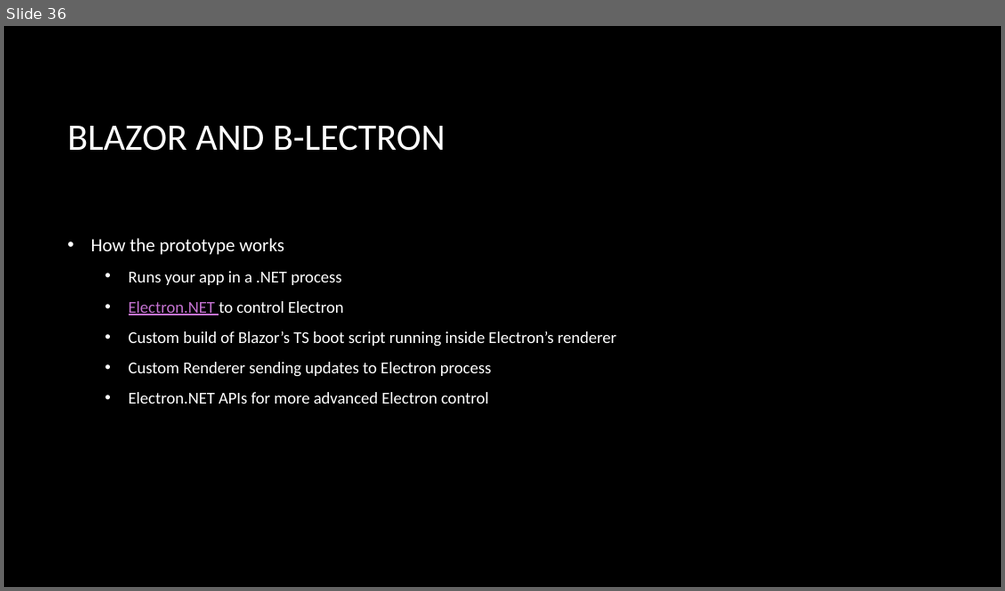
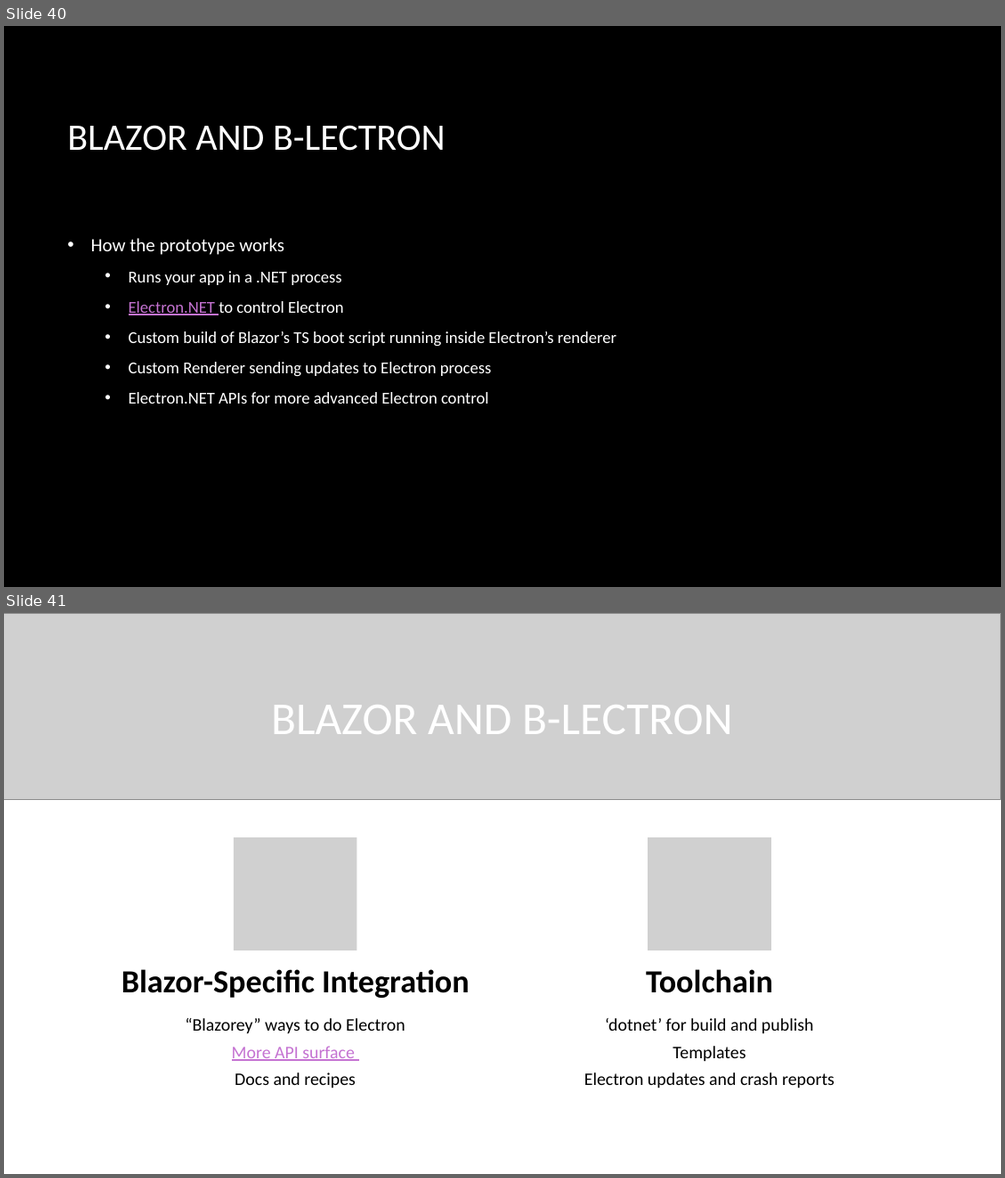
Before and after one commit to rynowak/Presentations, a slide deck: 2019/NDCSyndey/slides.pptx. Shown one above the other, each under a label of ours: slide 36 before the commit, slides 40 and 41 after it. The pictures are 1005x591 and 1005x1178 pixels, drawn with LibreOffice and Linux fonts; fonts in the diff are those of the drawing; grey boxes stand for pictures; background and template pictures are left out. Boxes give left, top, right and bottom in pixels: in the first picture for what was removed or moved away, otherwise in the second. Text is boxed around its words. In the diff, an @@ line names an element or a change of style, - is before the commit and + after.

```diff
--- a/2019/NDCSyndey/slides.pptx
+++ b/2019/NDCSyndey/slides.pptx
@@ slide 41 added at [4, 613, 1001, 1174], background picture (left out) @@
@@ picture added at [4, 613, 1001, 800] @@
@@ title added at [271, 705, 733, 734], 44 pt, text #FFFFFF @@
+BLAZOR AND B-LECTRON
@@ group added at [121, 837, 834, 1088]: 4 texts, 2 pictures @@
+Blazor-Specific Integration
+“Blazorey” ways to do Electron
+More API surface
+Docs and recipes
+Toolchain
+‘dotnet’ for build and publish
+Templates
+Electron updates and crash reports
@@ what was slide 36 is now slide 40 @@
```
Also in this commit, not shown: 3 slides changed, 5 other slides added.
